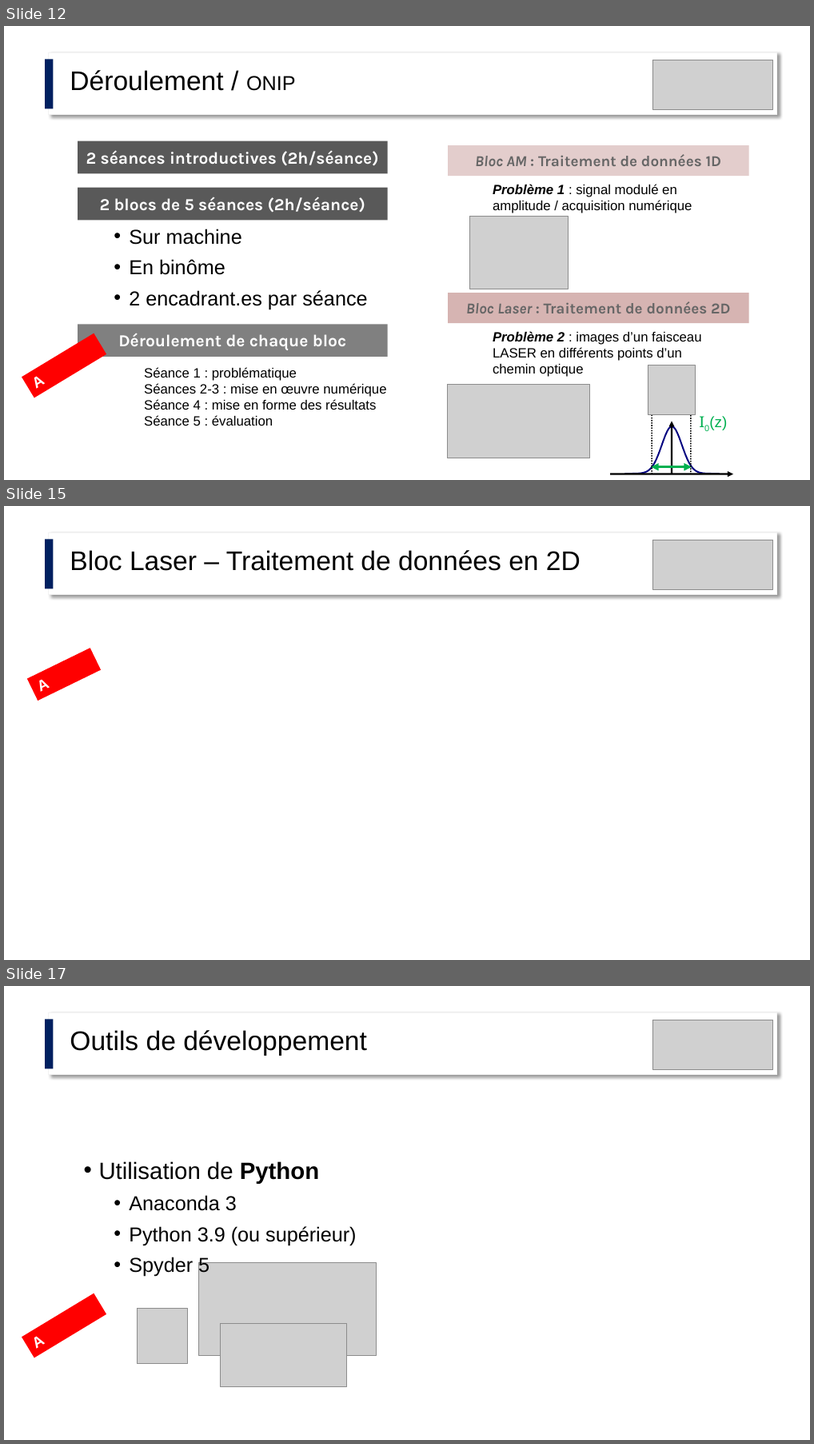
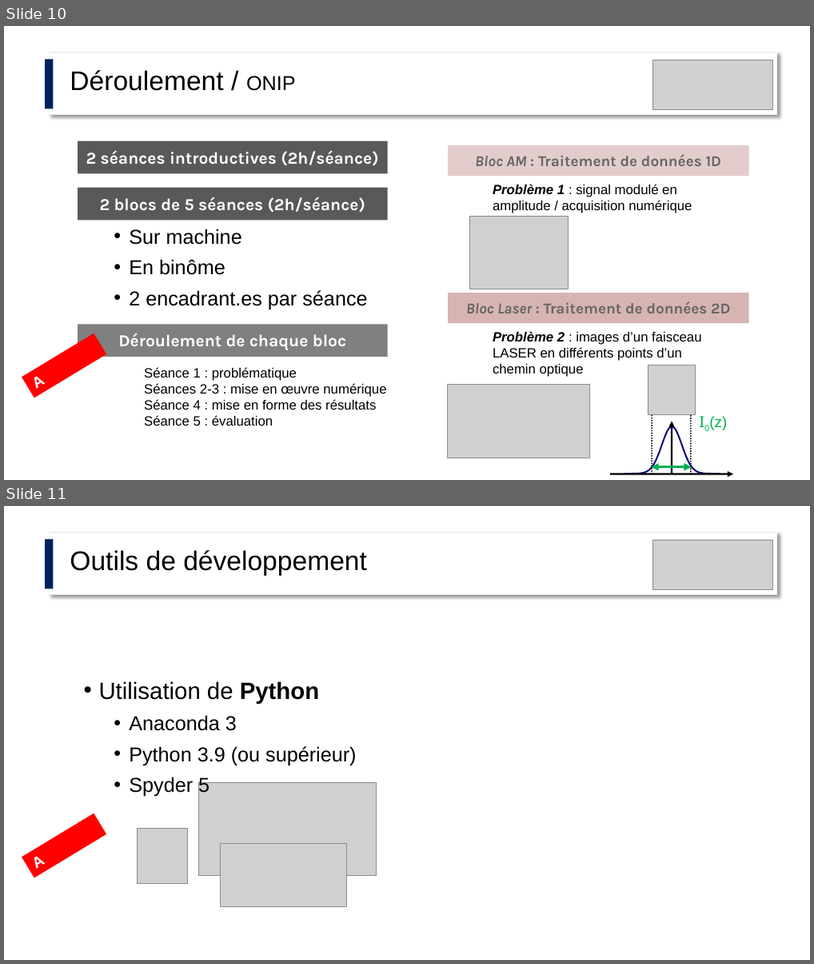
Before and after one commit to jvillemejane/jvillemejane, a slide deck: Presentations/2024_COPERF_Informatique.pptx. Shown one above the other, each under a label of ours: slides 12, 15 and 17 before the commit, slides 10 and 11 after it; the slides between them are not shown. The pictures are 814x1444 and 814x964 pixels, drawn with LibreOffice and Linux fonts; fonts in the diff are those of the drawing; grey boxes stand for pictures. Boxes give left, top, right and bottom in pixels: in the first picture for what was removed or moved away, otherwise in the second. Text is boxed around its words. In the diff, an @@ line names an element or a change of style, - is before the commit and + after.

```diff
--- a/Presentations/2024_COPERF_Informatique.pptx
+++ b/Presentations/2024_COPERF_Informatique.pptx
@@ slide 15 removed at box(4, 506, 810, 960), background #FFFFFF @@
@@ rectangle removed at box(45, 540, 54, 589) @@
@@ rectangle removed at box(49, 532, 778, 595) @@
@@ text removed at box(70, 550, 581, 571) @@
-Bloc Laser – Traitement de données en 2D
@@ picture removed at box(653, 540, 774, 589) @@
@@ rectangle removed at box(27, 648, 101, 700) @@
-A FAIRE
@@ what was slide 12 is now slide 10 @@
@@ what was slide 17 is now slide 11 @@
```
Also in this commit, not shown: 5 slides changed, 6 slides added, 10 other slides removed.
